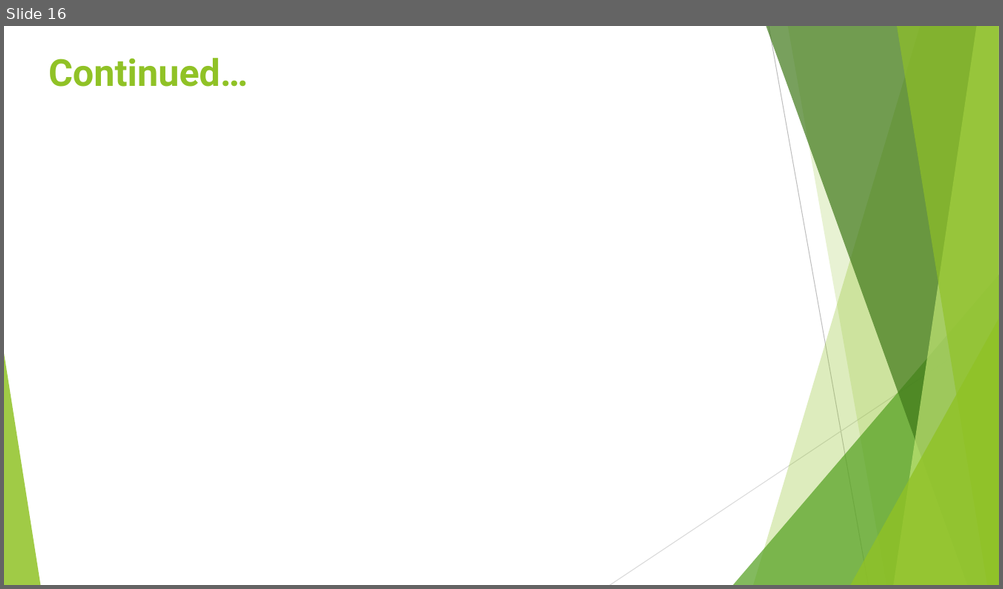
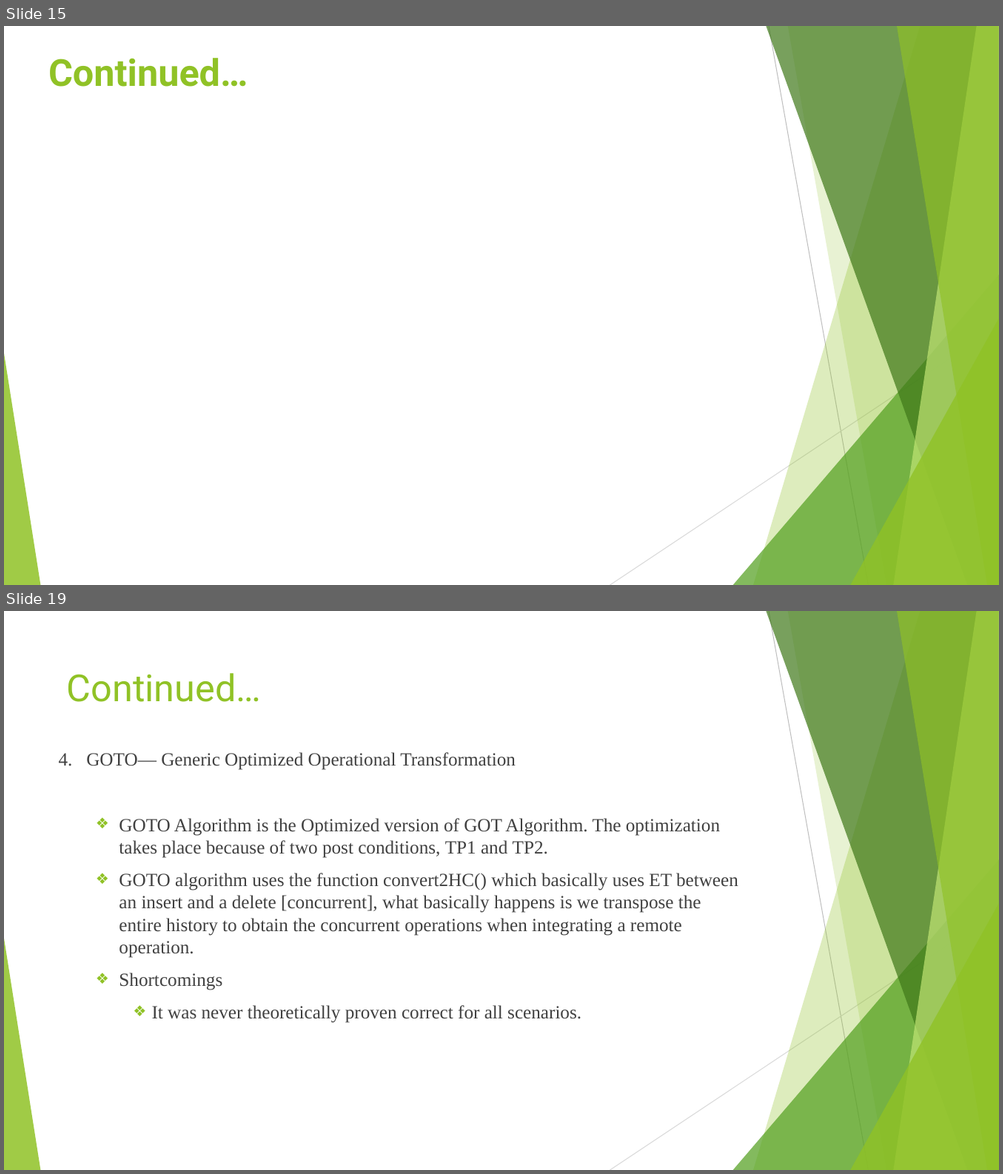
Before and after one commit to saieswari/angular, a slide deck: Operational Transformation.pptx. Shown one above the other, each under a label of ours: slide 16 before the commit, slides 15 and 19 after it; the slides between them are not shown. The pictures are 1003x589 and 1003x1174 pixels, drawn with LibreOffice and Linux fonts; fonts in the diff are those of the drawing; grey boxes stand for pictures. Boxes give left, top, right and bottom in pixels: in the first picture for what was removed or moved away, otherwise in the second. Text is boxed around its words. In the diff, an @@ line names an element or a change of style, - is before the commit and + after.

```diff
--- a/Operational Transformation.pptx
+++ b/Operational Transformation.pptx
@@ slide 19 added at [4,611,999,1170], background #FFFFFF; not listed: 10 template elements that a slide beside it also shows @@
@@ title added at [67,673,261,702], 36 pt, text #90C226 @@
+Continued…
@@ text added at [59,752,738,1023], 18 pt, text #404040 @@
+4. GOTO— Generic Optimized Operational Transformation
+  ❖ GOTO Algorithm is the Optimized version of GOT Algorithm. The optimization takes place because of two post conditions, TP1 and TP2.
+  ❖ GOTO algorithm uses the function convert2HC() which basically uses ET between an insert and a delete [concurrent], what basically happens is we transpose the entire history to obtain the concurrent operations when integrating a remote operation.
+  ❖ Shortcomings
+    ❖ It was never theoretically proven correct for all scenarios.
@@ what was slide 16 is now slide 15 @@
```
Also in this commit, not shown: 3 slides changed, 5 other slides added, 1 slide removed.
